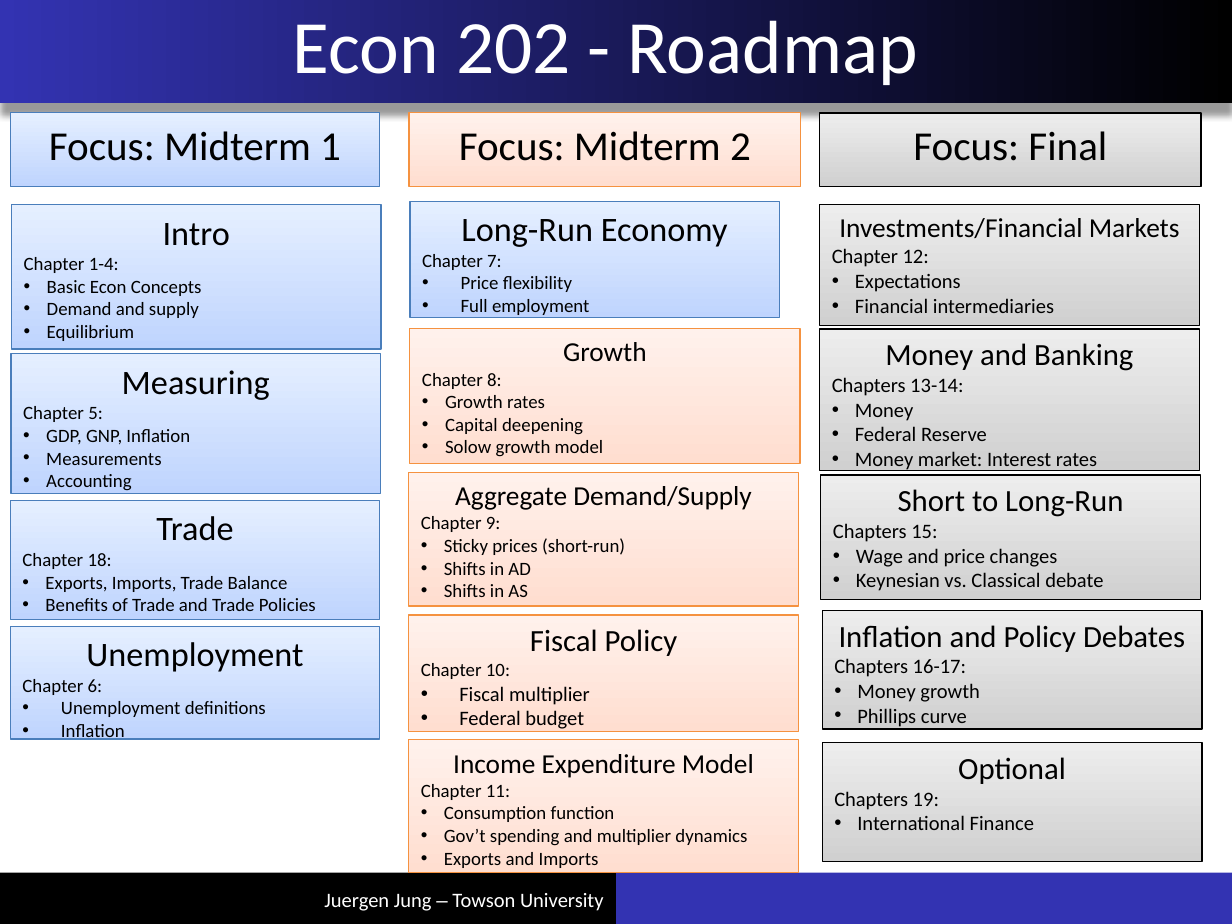
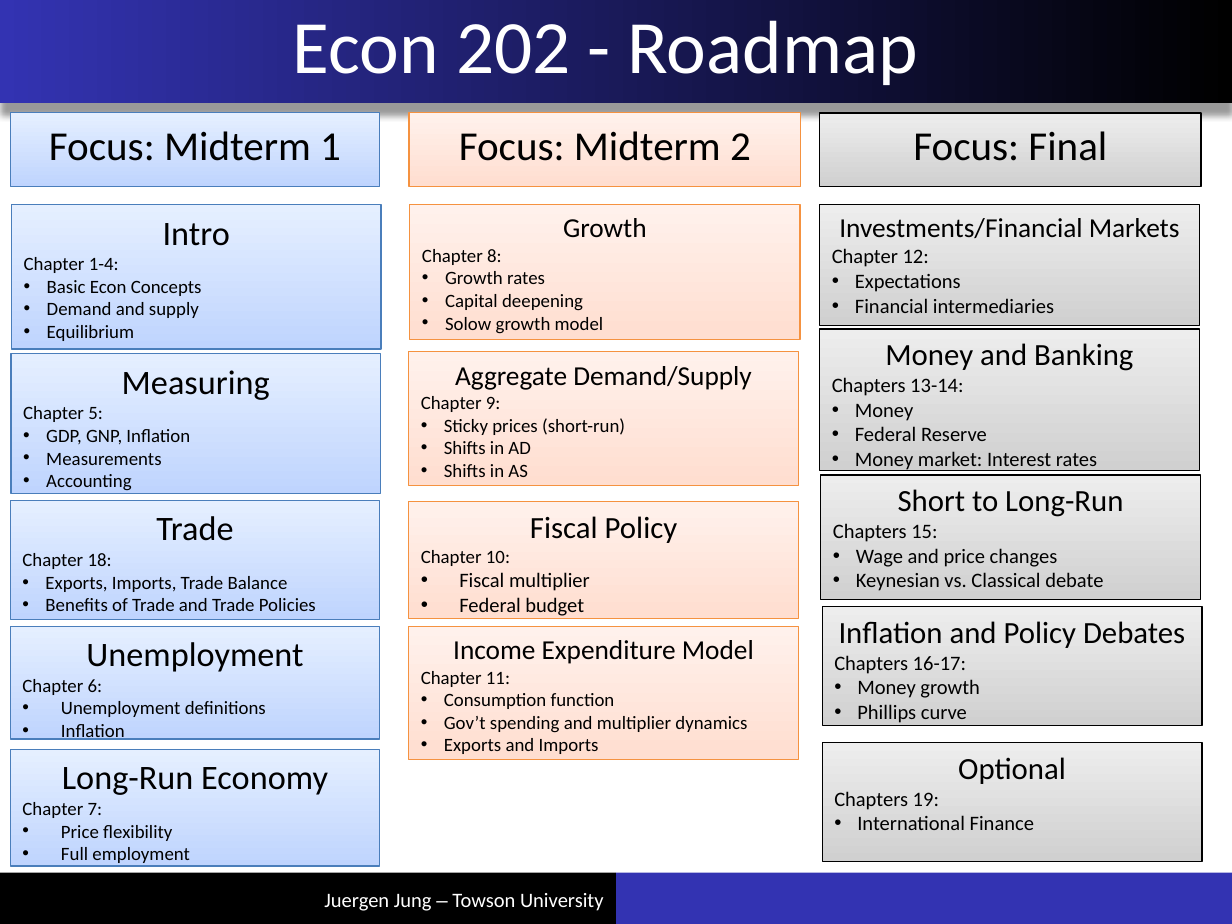
Before and after one commit to juejung/juejung.github.io, a slide deck: slide 1 of jdocs/Macro1/Chapter0_Roadmap.pptx. Drawn at 1232x924 pixels with LibreOffice and Linux fonts; fonts in the diff are those of the drawing. Boxes give left, top, right and bottom in pixels: in the first picture for what was removed or moved away, otherwise in the second. Text is boxed around its words. In the diff, an @@ line names an element or a change of style, - is before the commit and + after.

```diff
--- a/jdocs/Macro1/Chapter0_Roadmap.pptx
+++ b/jdocs/Macro1/Chapter0_Roadmap.pptx
@@ rectangle "Growth": place and size @@
-rectangle "Growth" at [410, 329, 801, 464]
+rectangle "Growth" at [410, 205, 801, 340]
@@ rectangle "Aggregate Demand/Supply": place and size @@
-rectangle "Aggregate Demand/Supply" at [409, 472, 800, 606]
+rectangle "Aggregate Demand/Supply" at [409, 352, 800, 487]
@@ rectangle "Fiscal Policy": place and size @@
-rectangle "Fiscal Policy" at [409, 615, 800, 732]
+rectangle "Fiscal Policy" at [409, 501, 800, 618]
@@ rectangle "Income Expenditure Model": place and size @@
-rectangle "Income Expenditure Model" at [409, 739, 800, 872]
+rectangle "Income Expenditure Model" at [409, 626, 800, 759]
@@ rectangle "Inflation and Policy Debates": place and size @@
-rectangle "Inflation and Policy Debates" at [822, 610, 1201, 728]
+rectangle "Inflation and Policy Debates" at [822, 606, 1201, 724]
@@ rectangle "Long-Run Economy": place and size @@
-rectangle "Long-Run Economy" at [410, 201, 780, 318]
+rectangle "Long-Run Economy" at [10, 749, 379, 866]
```
Also in this commit, not shown: 23 other files.
